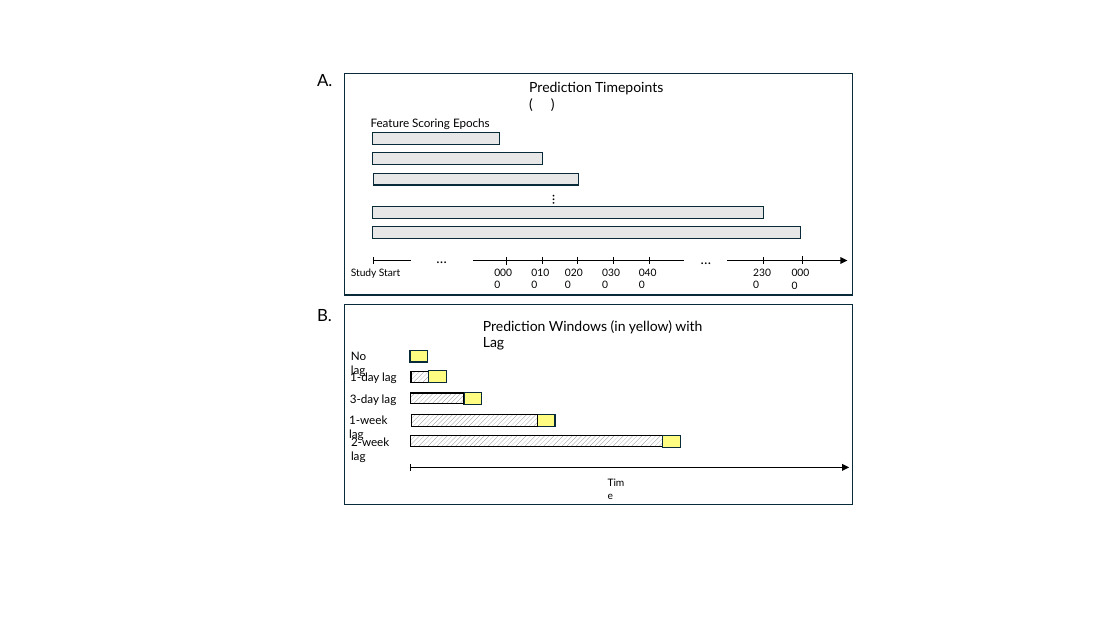
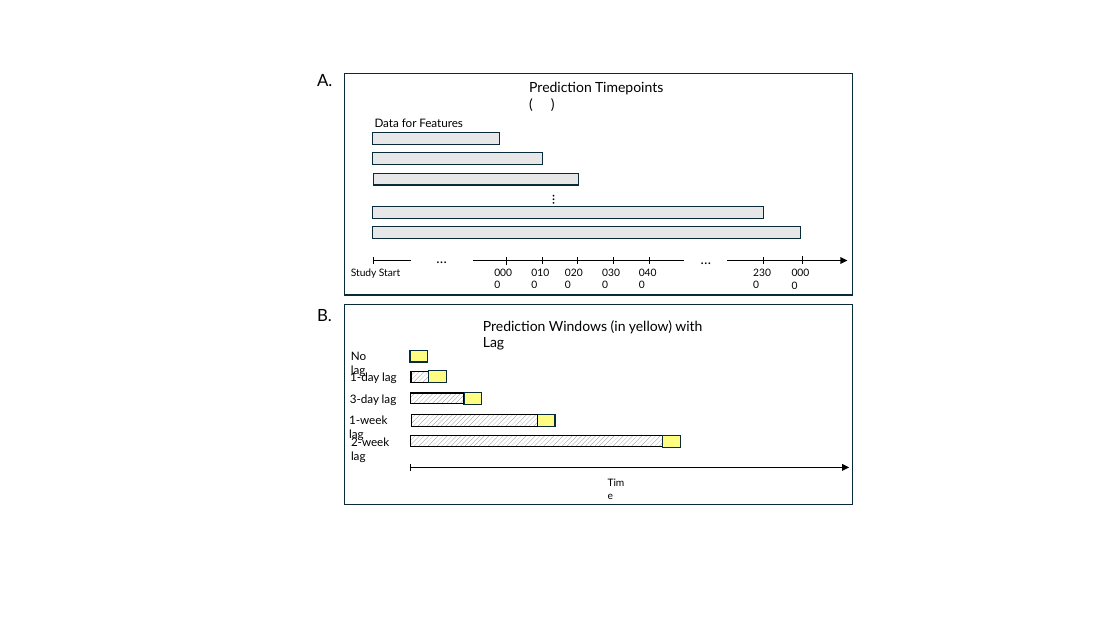
Before and after one commit to jjcurtin/study_lag, a slide deck: slide 1 of figures/methods_figure.pptx. Drawn at 1120x630 pixels with LibreOffice and Linux fonts; fonts in the diff are those of the drawing; background and template pictures are left out. Boxes give left, top, right and bottom in pixels: in the first picture for what was removed or moved away, otherwise in the second. Text is boxed around its words. In the diff, an @@ line names an element or a change of style, - is before the commit and + after.

```diff
--- a/figures/methods_figure.pptx
+++ b/figures/methods_figure.pptx
@@ text at (375,118,463,127): text changed @@
-Feature Scoring Epochs
+Data for Features
```
Also in this commit, not shown: 35 other files.
